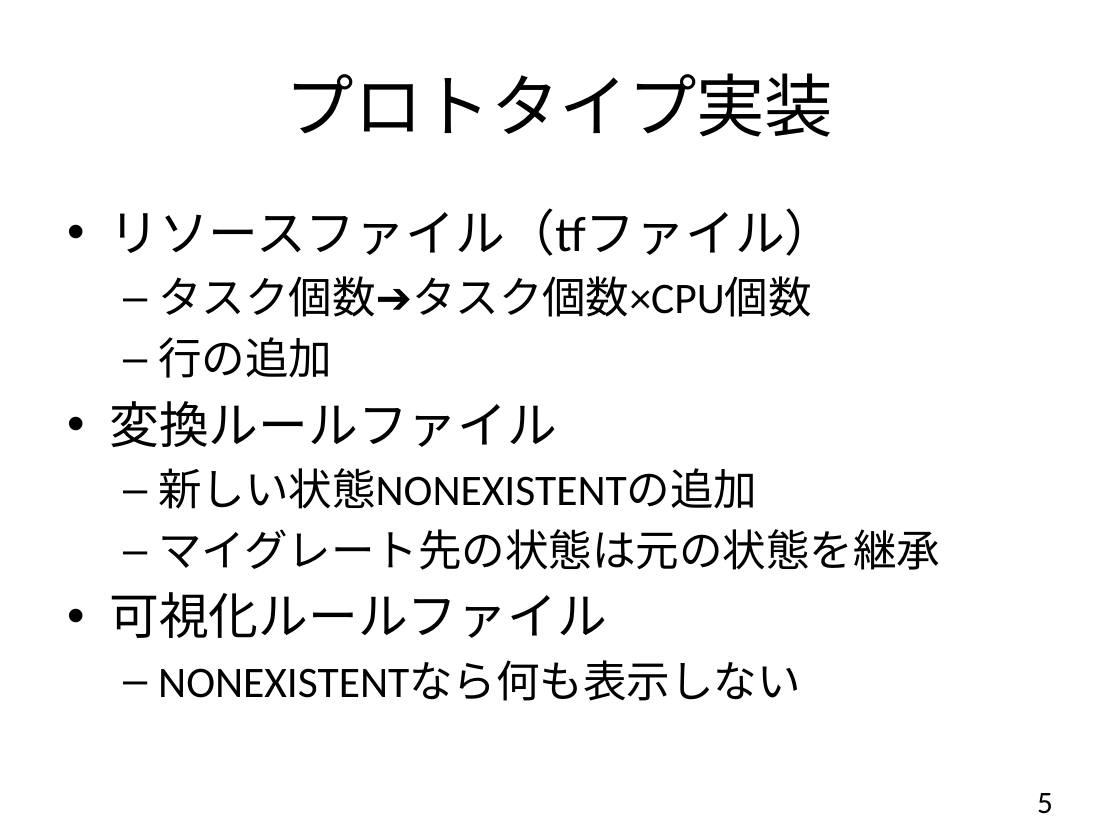
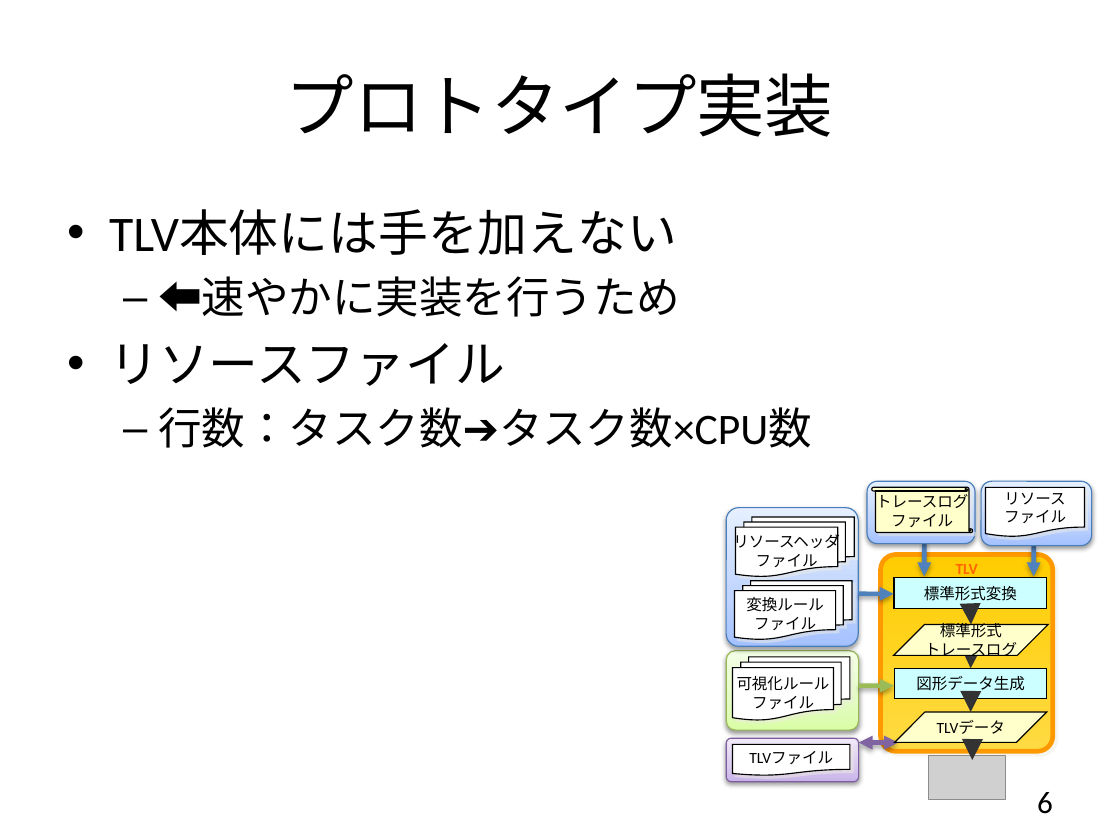
Before and after one commit to YixiaoLi/tlv4mc, a slide deck: slide 6 of doc/phase3/communications/ojl-1st-comm-yanagi.pptx (slide 5 before the commit). Drawn at 1120x840 pixels with LibreOffice and Linux fonts; fonts in the diff are those of the drawing; grey boxes stand for pictures. Boxes give left, top, right and bottom in pixels: in the first picture for what was removed or moved away, otherwise in the second. Text is boxed around its words. In the diff, an @@ line names an element or a change of style, - is before the commit and + after.

```diff
--- a/doc/phase3/communications/ojl-1st-comm-yanagi.pptx
+++ b/doc/phase3/communications/ojl-1st-comm-yanagi.pptx
@@ text at (109,210,812,448): text changed @@
-• リソースファイル（tfファイル）
-  – タスク個数➔タスク個数×CPU個数
-  – 行の追加
-• 変換ルールファイル
-  – 新しい状態NONEXISTENTの追加
-  – マイグレート先の状態は元の状態を継承
-• 可視化ルールファイル
-  – NONEXISTENTなら何も表示しない
+• TLV本体には手を加えない
+  – ⬅速やかに実装を行うため
+• リソースファイル
+  – 行数：タスク数➔タスク数×CPU数
@@ group added at (726,482,1092,800): 8 arrows, 6 rounded rectangles, 3 flow chart multidocuments, 2 rectangles, 2 flow chart documents, 2 flow chart input outputs, 1 picture, 1 double arrow, 1 vertical scroll @@
+TLV
+可視化ルール
+ファイル
+図形データ生成
+TLVファイル
+標準形式変換
+トレースログ
+ファイル
+リソース
+ファイル
+変換ルール
+ファイル
+リソースヘッダ
+ファイル
+標準形式
+トレースログ
+TLVデータ
@@ page number at (1037,792,1053,814): text changed @@
-5
+6
```
Also in this commit, not shown: 4 other slides changed, 2 slides added.
